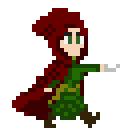
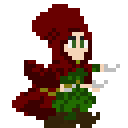
Layered file, before and after one edit (128x128). Changes by layer:
added layer "jumping_down" above "jumping_up" over [24, 12, 96, 124]
added layer "jumping_up" above "attack" over [36, 12, 96, 124]
showed "running2 (replace)" over [28, 8, 108, 128]
showed "standing2 (replace)" over [32, 4, 88, 128]
showed "running1 (replace)" over [28, 8, 100, 128]
showed "standing (replace)" over [32, 4, 88, 128]
